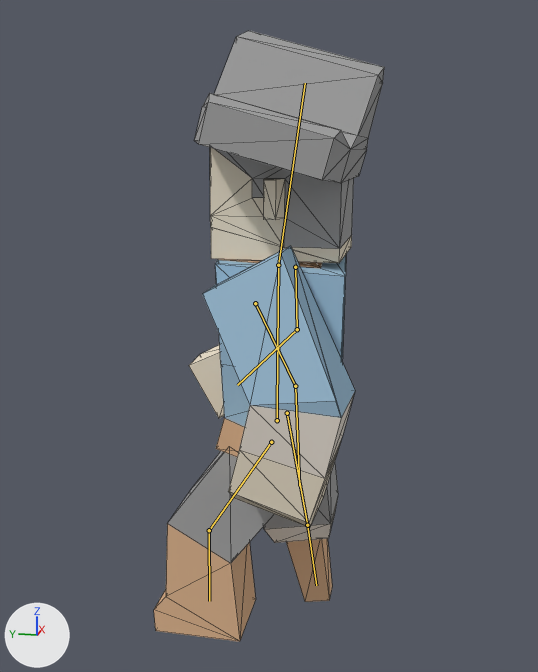
A saved change to the Blender file data/models/pirate-officer.blend.
Rendered twice from a camera (50 mm lens) standing at (-2.105, -0.374, 1.459) and looking at (0.008, 0.048, 0.931). The axes (+X, +Y, +Z) are drawn at lower left. The lights are the same throughout. Both versions are drawn at the pose saved in each file; the numbers are the values there. The bones that bend it are drawn over the model as lines. Mesh edges are drawn as thin lines.

Names of what the first picture shows: 'pirate-officer'.
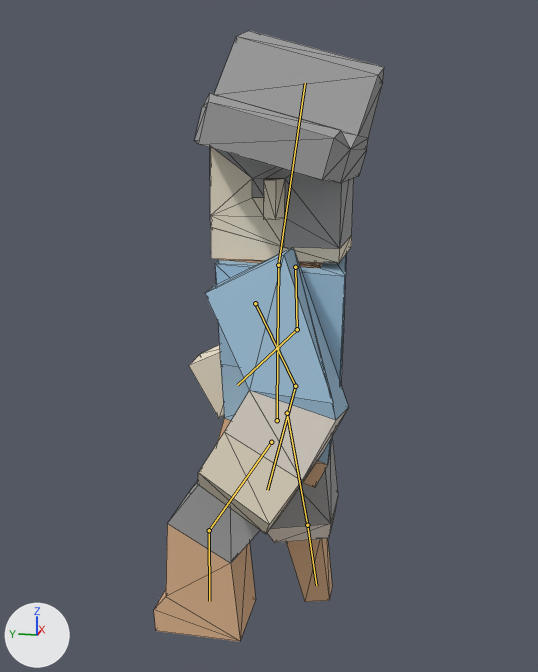
Commit message: update pirate officer poses

The change, as a diff of the scene's bpy script:
```diff
--- a/data/models/pirate-officer.blend.py
+++ b/data/models/pirate-officer.blend.py
@@ bone_arm_l_1 @@
 bone_arm_l_1 = bpy.data.objects['Armature'].pose.bones['arm.l.1']  # child of 'arm.l'
-bone_arm_l_1.rotation_quaternion = (0.961, -0.059, 0.088, -0.256)  # degrees (-9, 8, -30)
+bone_arm_l_1.rotation_quaternion = (0.922, 0.032, 0.083, -0.376)  # degrees (0, 10, -44)
```

Where the change shows, as pixel boxes [x1, y1, x2, y2] in the pictures (538 x 672 px):
'pirate-officer', posed
    both: [154, 31, 384, 642]
bone 'arm.l.1', root to tip
    before: (295, 386) to (299, 486)
    after: (295, 386) to (267, 490)
